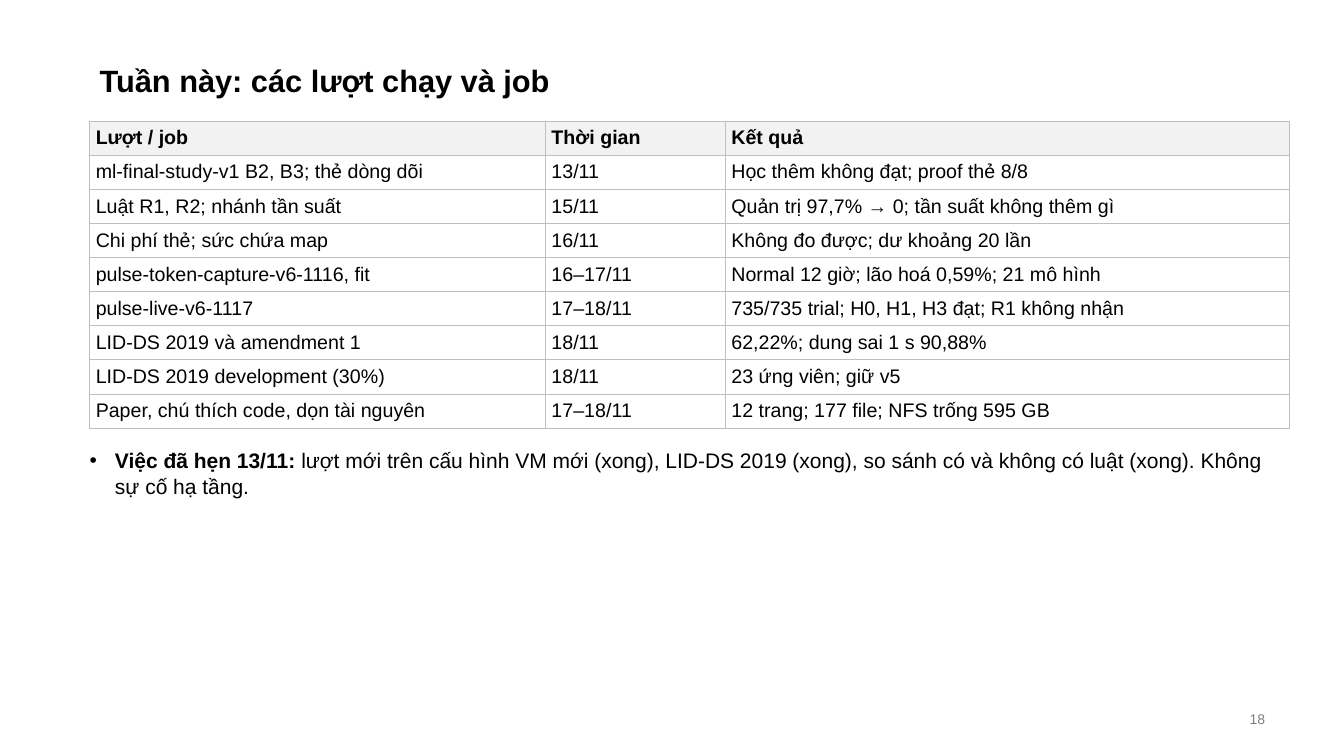
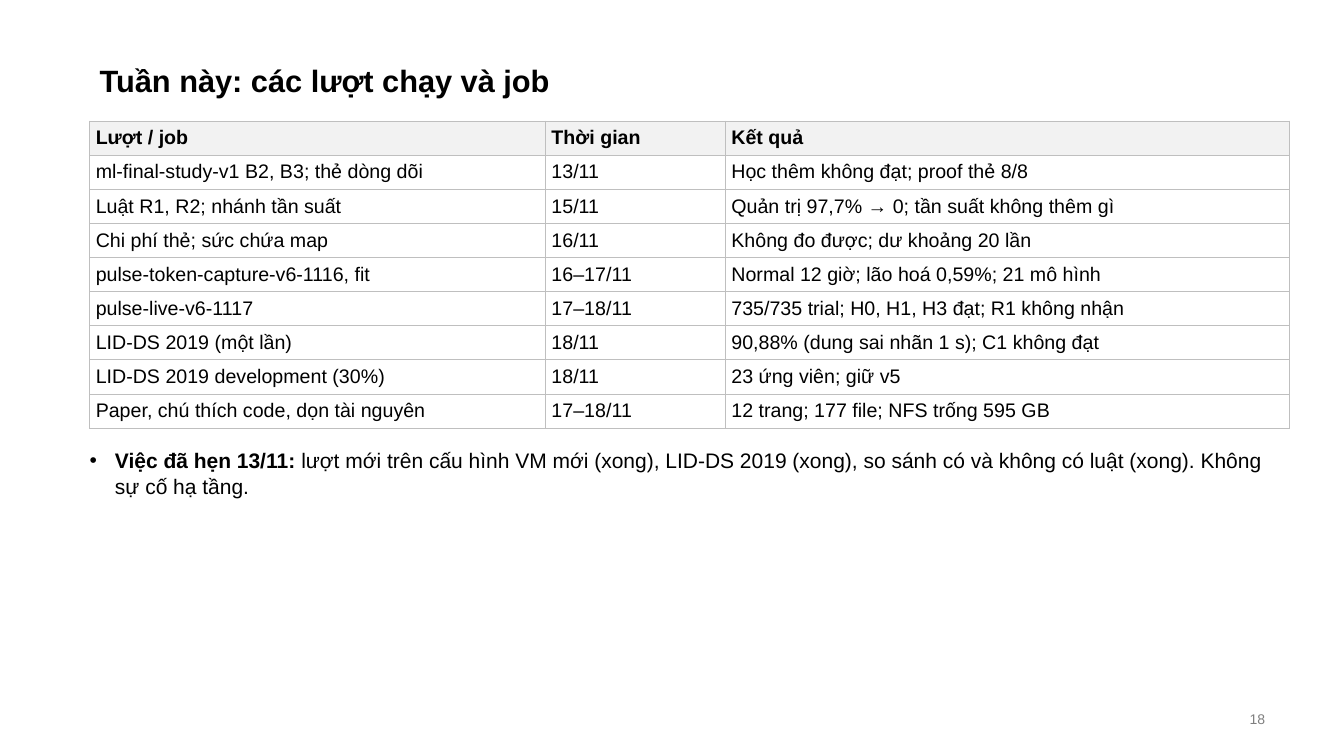
Before and after one commit to tndat-dev/eBPF-project, a slide deck: slide 18 of docs/Slide-runtime_security(20_11).pptx. Drawn at 1344x756 pixels with LibreOffice and Linux fonts; fonts in the diff are those of the drawing. Boxes give left, top, right and bottom in pixels: in the first picture for what was removed or moved away, otherwise in the second. Text is boxed around its words. In the diff, an @@ line names an element or a change of style, - is before the commit and + after.

```diff
--- a/docs/Slide-runtime_security(20_11).pptx
+++ b/docs/Slide-runtime_security(20_11).pptx
@@ table at (90, 121, 1289, 429) @@
-row 7, column 1: LID-DS 2019 và amendment 1
+row 7, column 1: LID-DS 2019 (một lần)
-row 7, column 3: 62,22%; dung sai 1 s 90,88%
+row 7, column 3: 90,88% (dung sai nhãn 1 s); C1 không đạt
```
Also in this commit, not shown: 5 other slides changed, 13 other files.
